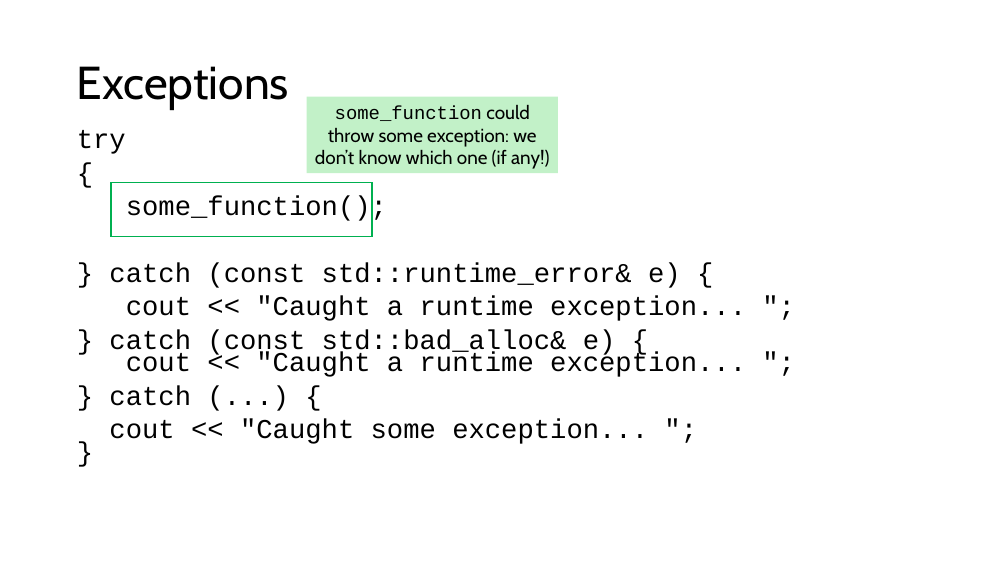
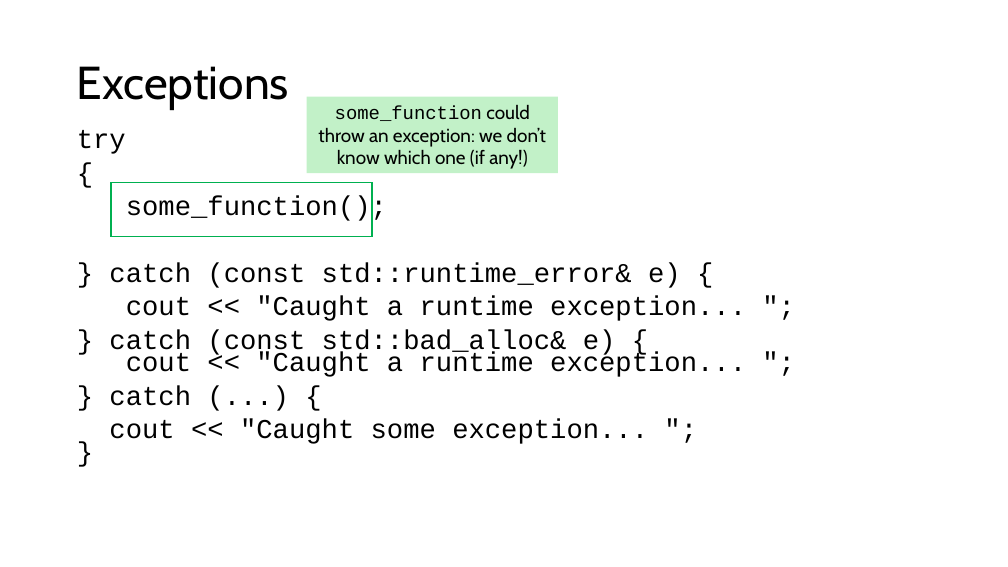
Before and after one commit to tjd1234/cmpt125spring2026, a slide deck: slide 13 of notes/week8/week8.pptx (slide 8 before the commit). Drawn at 1008x567 pixels with LibreOffice and Linux fonts; fonts in the diff are those of the drawing. Boxes give left, top, right and bottom in pixels: in the first picture for what was removed or moved away, otherwise in the second. Text is boxed around its words. In the diff, an @@ line names an element or a change of style, - is before the commit and + after.

```diff
--- a/notes/week8/week8.pptx
+++ b/notes/week8/week8.pptx
@@ text in rectangle at (318, 104, 546, 169): text changed @@
-some_function could throw some exception: we don’t know which one (if any!)
+some_function could throw an exception: we don’t know which one (if any!)
```
Also in this commit, not shown: 6 other slides changed, 12 slides added, 19 other files.
